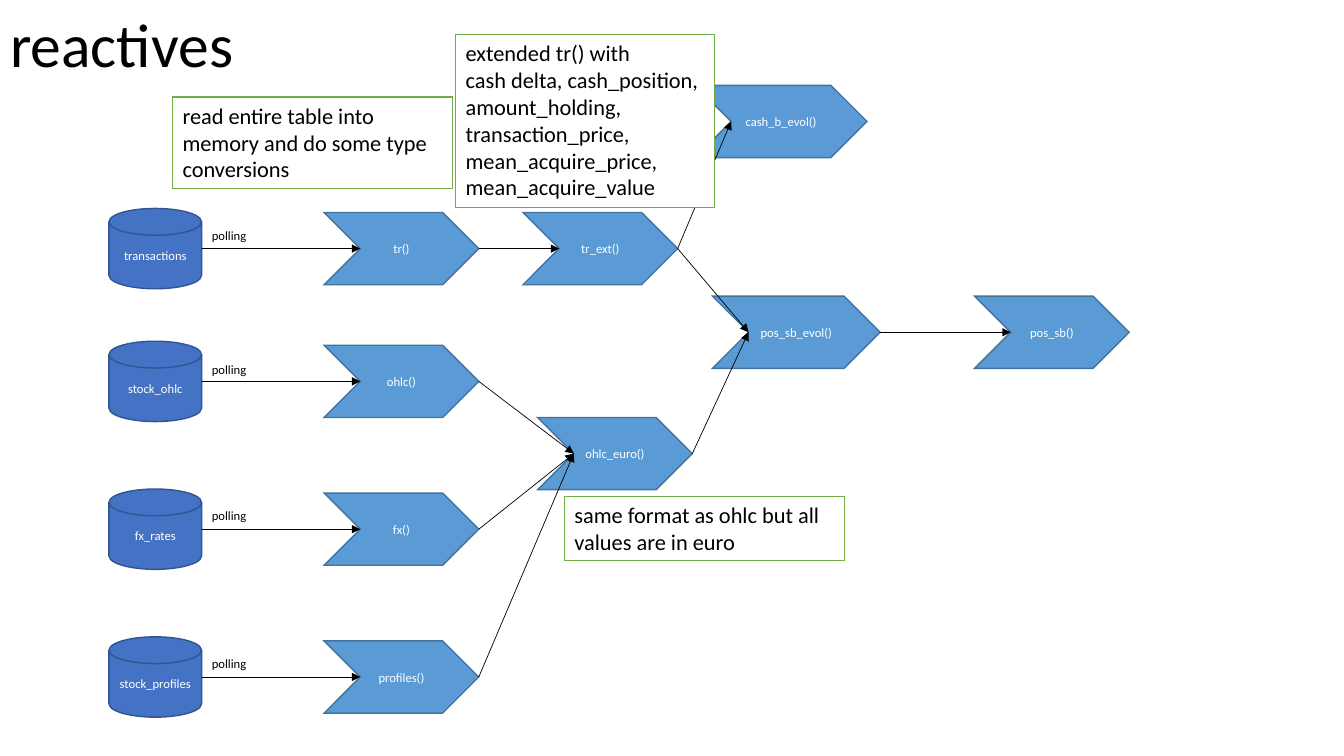
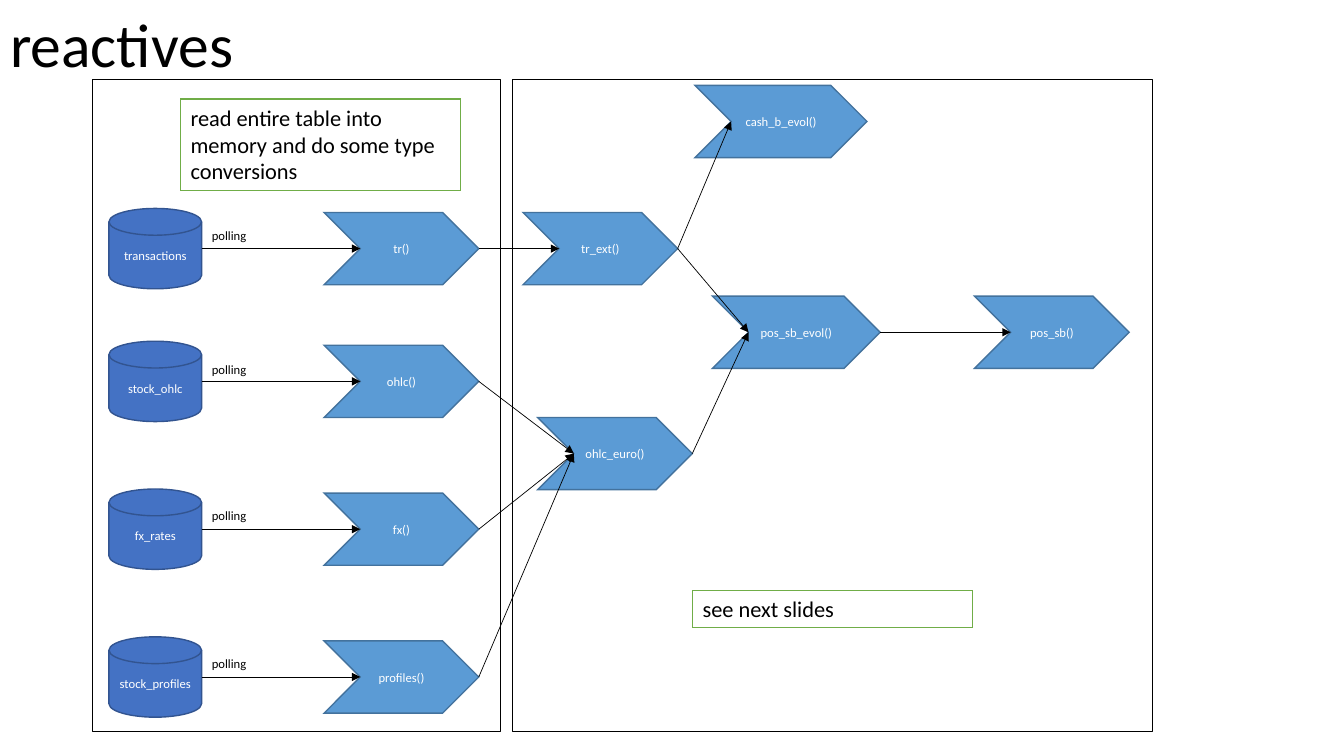
Before and after one commit to jorritvm/stocks_dashboard, a slide deck: slide 23 of doc/stock_dashboard_documentation.pptx. Drawn at 1344x756 pixels with LibreOffice and Linux fonts; fonts in the diff are those of the drawing. Boxes give left, top, right and bottom in pixels: in the first picture for what was removed or moved away, otherwise in the second. Text is boxed around its words. In the diff, an @@ line names an element or a change of style, - is before the commit and + after.

```diff
--- a/doc/stock_dashboard_documentation.pptx
+++ b/doc/stock_dashboard_documentation.pptx
@@ rectangle removed at [456, 34, 715, 208] @@
-extended tr() with
-cash delta, cash_position, amount_holding, transaction_price, mean_acquire_price,
-mean_acquire_value
@@ rectangle added at [92, 80, 500, 731], outline #000000 0.75 pt @@
@@ rectangle added at [513, 80, 1153, 731], outline #000000 0.75 pt @@
@@ rectangle "read entire table into memory ...": place and size @@
-rectangle "read entire table into memory ..." at [172, 97, 453, 189]
+rectangle "read entire table into memory ..." at [180, 99, 461, 191]
@@ rectangle removed at [565, 496, 845, 561] @@
-same format as ohlc but all values are in euro
@@ rectangle added at [693, 591, 973, 628], fill #FFFFFF, outline #70AD47 1 pt, 16 pt, text #000000 @@
+see next slides
```
Also in this commit, not shown: 2 other slides changed, 5 slides added.
